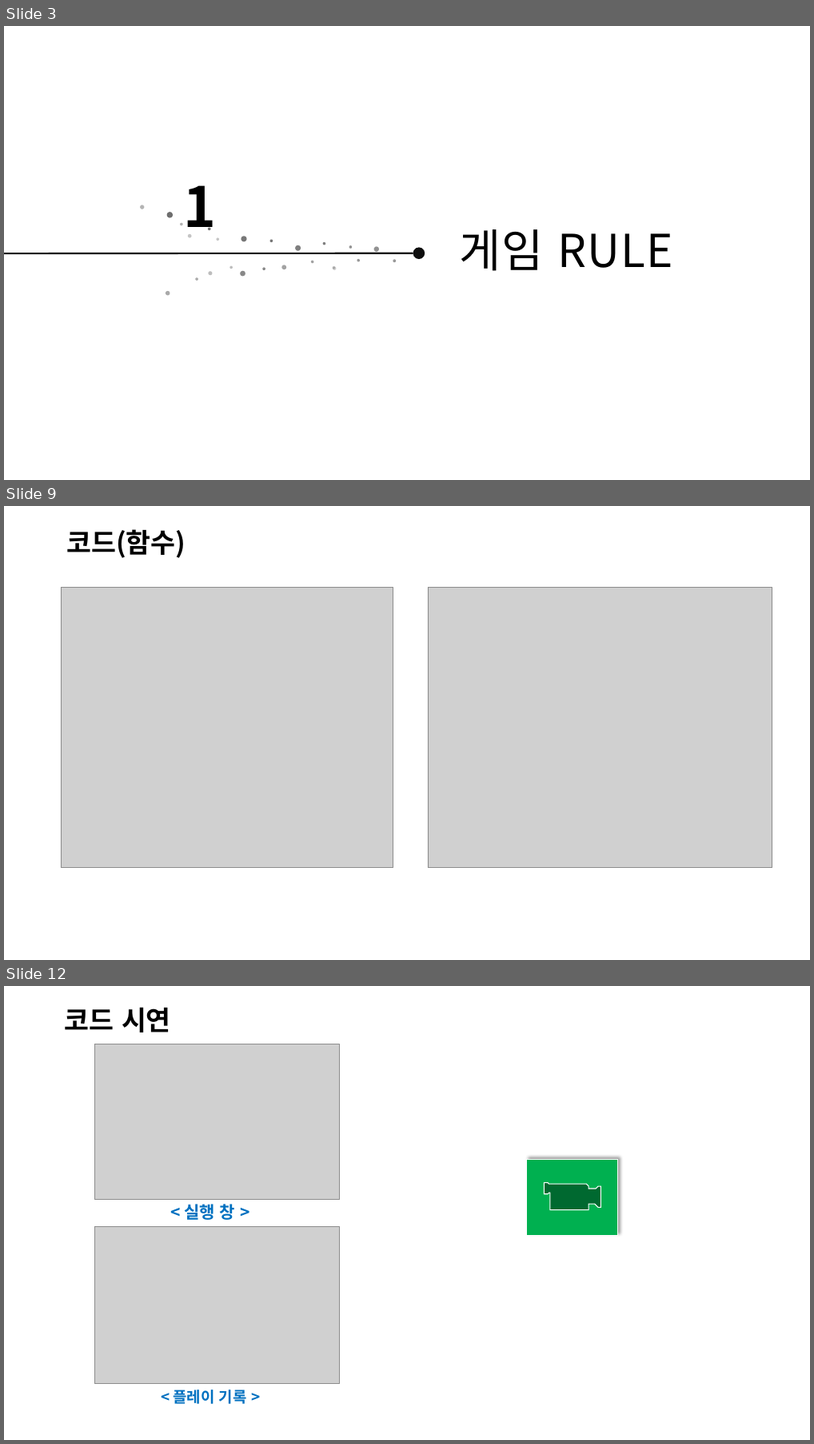
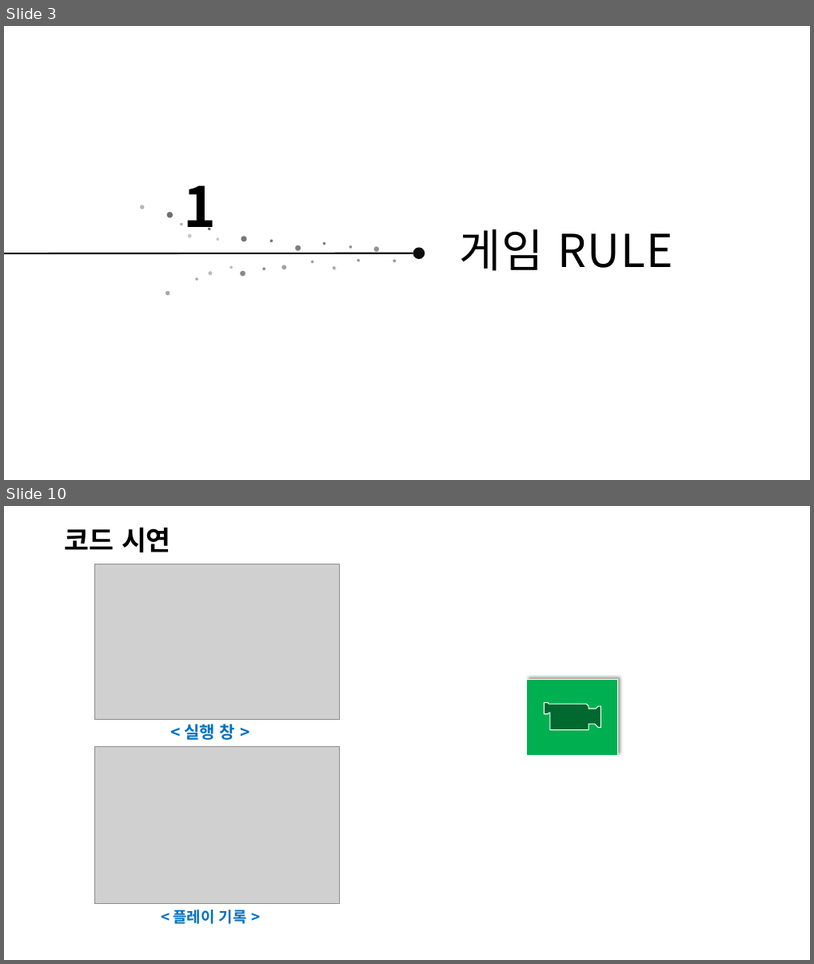
Before and after one commit to aldzl923/C-, a slide deck: Sudoku/C++_프로젝트_스도쿠게임.pptx. Shown one above the other, each under a label of ours: slides 3, 9 and 12 before the commit, slides 3 and 10 after it; the slides between them are not shown. The pictures are 814x1444 and 814x964 pixels, drawn with LibreOffice and Linux fonts; fonts in the diff are those of the drawing; grey boxes stand for pictures; background and template pictures are left out. Boxes give left, top, right and bottom in pixels: in the first picture for what was removed or moved away, otherwise in the second. Text is boxed around its words. In the diff, an @@ line names an element or a change of style, - is before the commit and + after.

```diff
--- a/Sudoku/C++_프로젝트_스도쿠게임.pptx
+++ b/Sudoku/C++_프로젝트_스도쿠게임.pptx
@@ slide 9 removed at bbox=[4, 506, 810, 960], background picture (left out) @@
@@ text removed at bbox=[66, 529, 186, 558] @@
-코드(함수)
@@ picture removed at bbox=[61, 587, 393, 867] @@
@@ picture removed at bbox=[428, 587, 772, 867] @@
@@ what was slide 12 is now slide 10 @@
```
Also in this commit, not shown: 7 slides changed, 2 slides added, 1 other slide removed, 2 other files.
